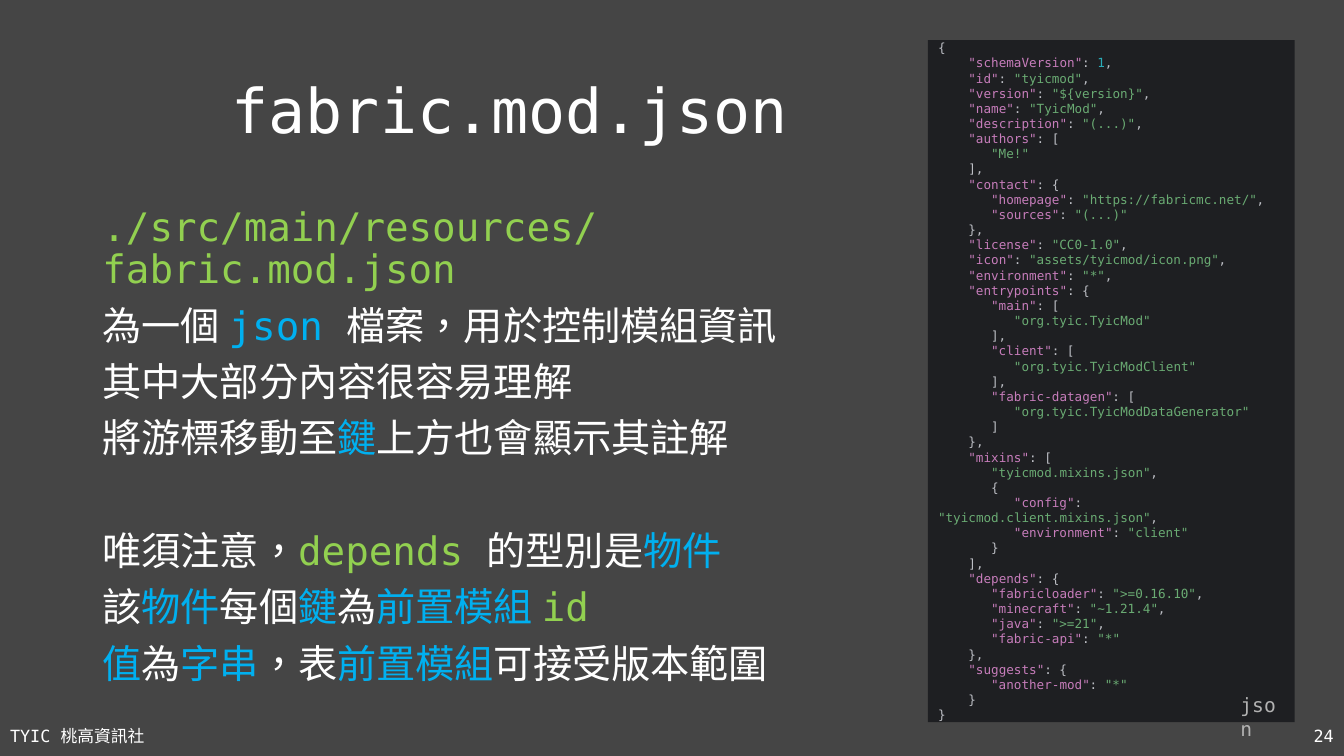
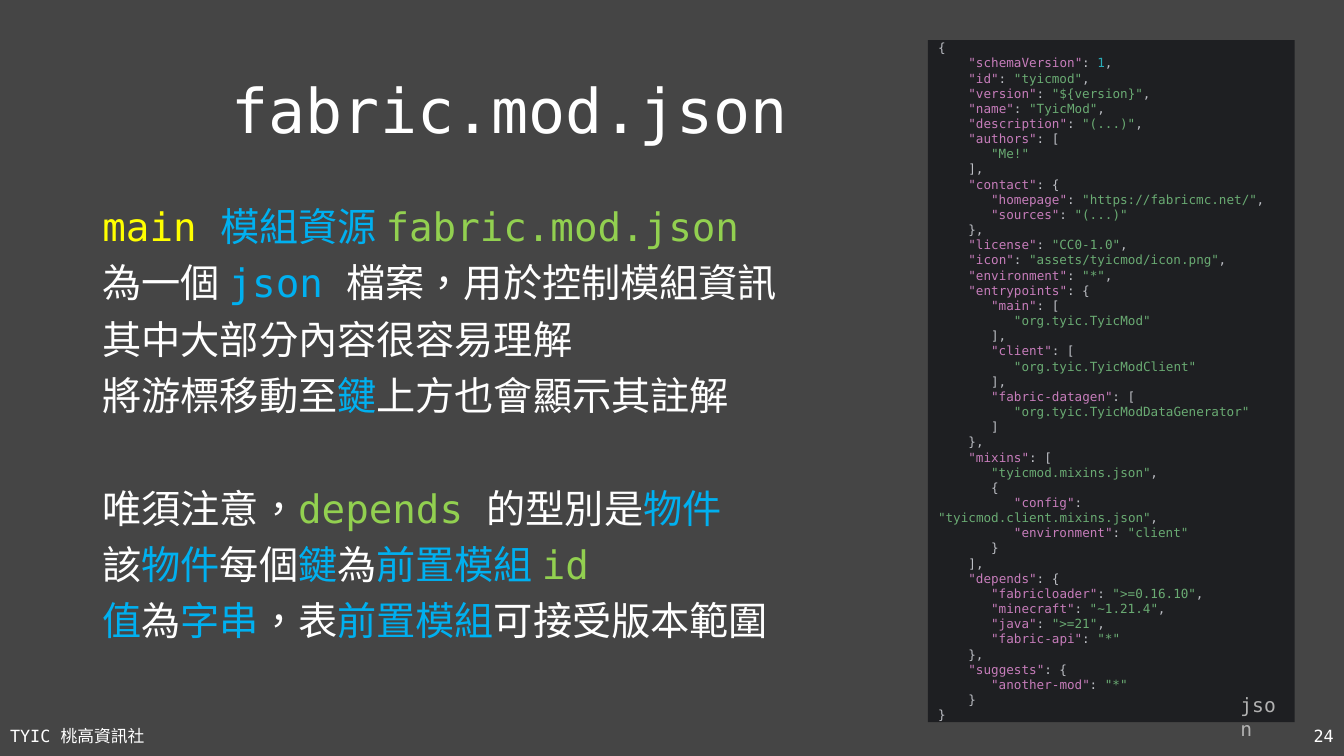
Before and after one commit to TYSHIC/slides, a slide deck: slide 24 of ppt/50_Java 專案：前置作業.pptx. Drawn at 1344x756 pixels with LibreOffice and Linux fonts; fonts in the diff are those of the drawing. Boxes give left, top, right and bottom in pixels: in the first picture for what was removed or moved away, otherwise in the second. Text is boxed around its words. In the diff, an @@ line names an element or a change of style, - is before the commit and + after.

```diff
--- a/ppt/50_Java 專案：前置作業.pptx
+++ b/ppt/50_Java 專案：前置作業.pptx
@@ text at bbox=[102, 208, 739, 249]: text changed @@
-./src/main/resources/fabric.mod.json
+main 模組資源 fabric.mod.json
```
Also in this commit, not shown: 4 other slides changed, 16 other files.
